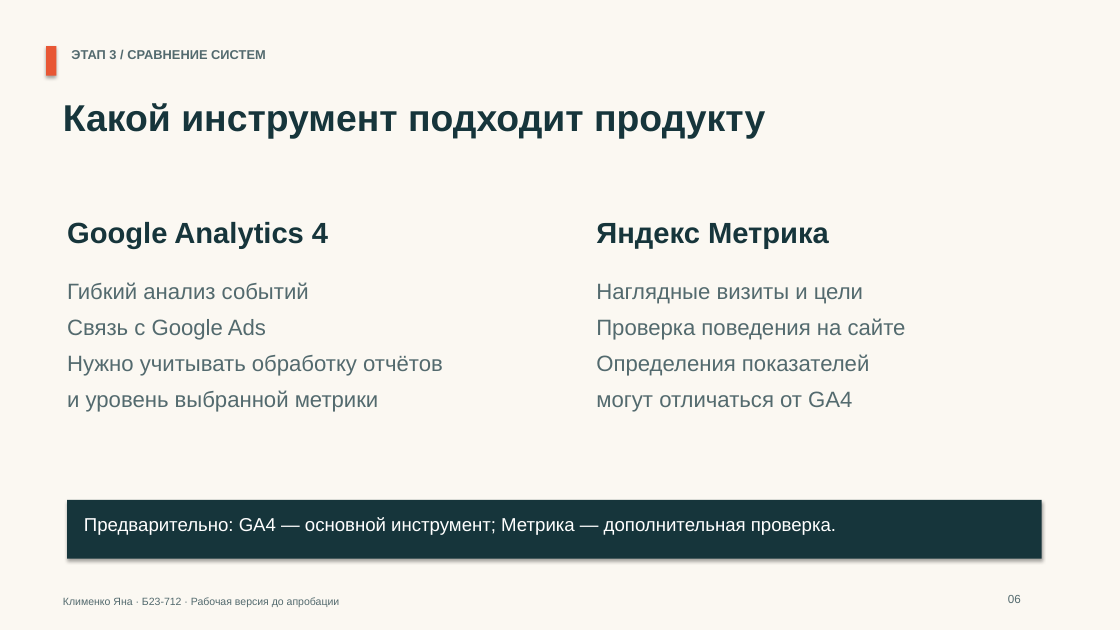
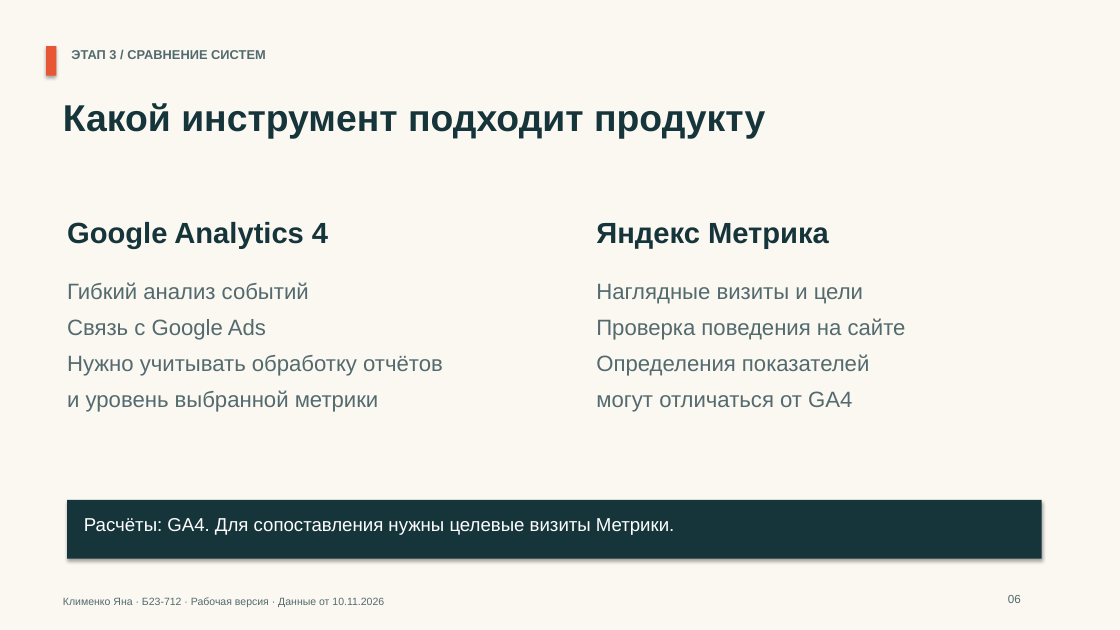
Before and after one commit to indolentmenace/hubspot-lab3, a slide deck: slide 6 of materials/LR3_HubSpot_presentation.pptx. Drawn at 1120x630 pixels with LibreOffice and Linux fonts; fonts in the diff are those of the drawing. Boxes give left, top, right and bottom in pixels: in the first picture for what was removed or moved away, otherwise in the second. Text is boxed around its words. In the diff, an @@ line names an element or a change of style, - is before the commit and + after.

```diff
--- a/materials/LR3_HubSpot_presentation.pptx
+++ b/materials/LR3_HubSpot_presentation.pptx
@@ text at (x1=84, y1=518, x2=674, y2=535): text changed @@
-Предварительно: GA4 — основной инструмент; Метрика — дополнительная проверка.
+Расчёты: GA4. Для сопоставления нужны целевые визиты Метрики.
@@ text at (x1=63, y1=597, x2=384, y2=607): text changed @@
-Клименко Яна · Б23-712 · Рабочая версия до апробации
+Клименко Яна · Б23-712 · Рабочая версия · Данные от 10.11.2026
```
Also in this commit, not shown: 5 other slides changed, 1 slide added, 1 slide removed, 5 other files.
